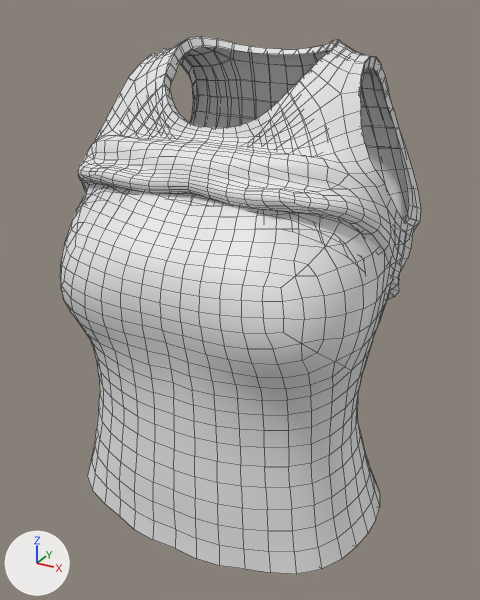
The Blender file Clothing/InmateTankTop/InmateTankTop.blend, before and after one commit.
Rendered twice from a camera (50 mm lens) standing at (0.313, -0.557, 1.567) and looking at (0.003, 0.007, 1.285). The lights are fixed; the arrows at lower left show +X, +Y and +Z. The older version comes first. Mesh edges are drawn as thin lines.

The first picture shows 'TankTop.001', 'TankTopPulledUp.001'.
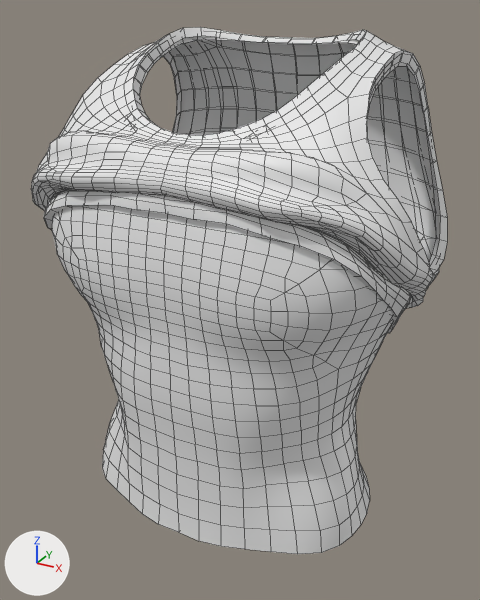
Diff of the bpy script that builds the scene:
```diff
--- a/Clothing/InmateTankTop/InmateTankTop.blend.py
+++ b/Clothing/InmateTankTop/InmateTankTop.blend.py
@@ me_retopology_004 @@
 # used by ob_tanktop_001; location = (0.0, 0.0, 0.0)
-me_retopology_004.from_pydata(...)  # 1206 vertices, 1154 faces; spans x -0.172..0.172, y -0.134..0.137, z 1.05..1.539
+me_retopology_004.from_pydata(...)  # 1206 vertices, 1154 faces; spans x -0.189..0.189, y -0.125..0.152, z 1.06..1.545
+# me_retopology_004 part 1: 1206 of 1206 vertices moved; they spanned x -0.172..0.172, y -0.134..0.137, z 1.05..1.539 and now span x -0.189..0.189, y -0.125..0.152, z 1.06..1.545; mean shift (0.0, -0.001, 0.0)
@@ me_retopology_006 @@
 # used by ob_tanktoppulledup_001; location = (0.0, 0.0, 0.0)
-me_retopology_006.from_pydata(...)  # 1206 vertices, 1154 faces; spans x -0.164..0.164, y -0.089..0.139, z 1.246..1.54
+me_retopology_006.from_pydata(...)  # 1206 vertices, 1154 faces; spans x -0.2..0.2, y -0.125..0.159, z 1.235..1.548
+# me_retopology_006 part 2: 1206 of 1206 vertices moved; they spanned x -0.164..0.164, y -0.089..0.139, z 1.246..1.54 and now span x -0.2..0.2, y -0.125..0.159, z 1.235..1.548; mean shift (0.0, -0.015, -0.002)
```

Where the change shows, as pixel boxes (x1, y1, x2, y2) in the pictures (480 x 600 px):
'TankTop.001', reshaped (9% wider)
    before: (60, 38, 416, 574)
    after: (52, 35, 440, 554)
'TankTopPulledUp.001', reshaped
    before: (76, 36, 421, 300)
    after: (31, 27, 447, 333)
